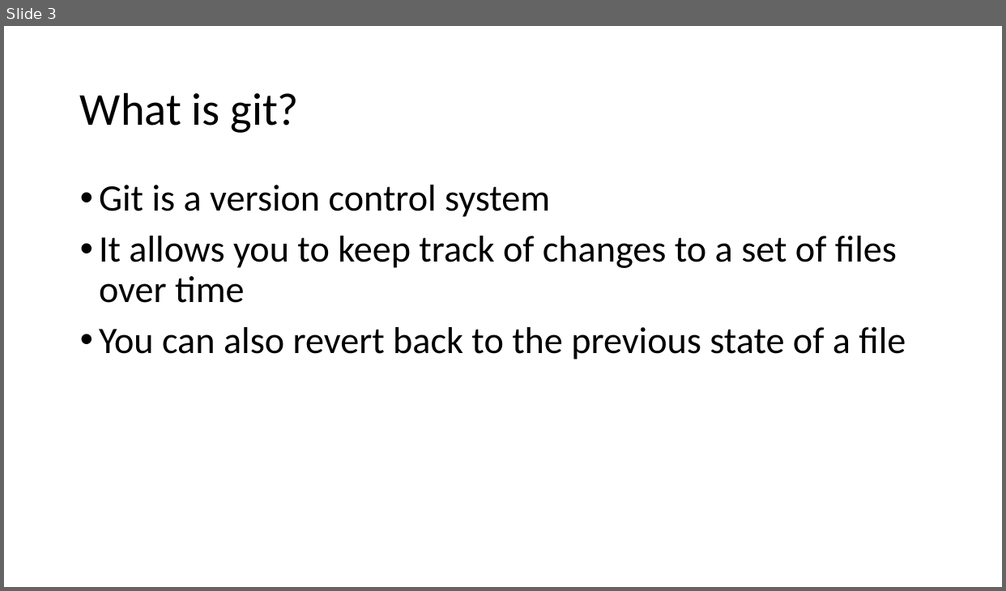
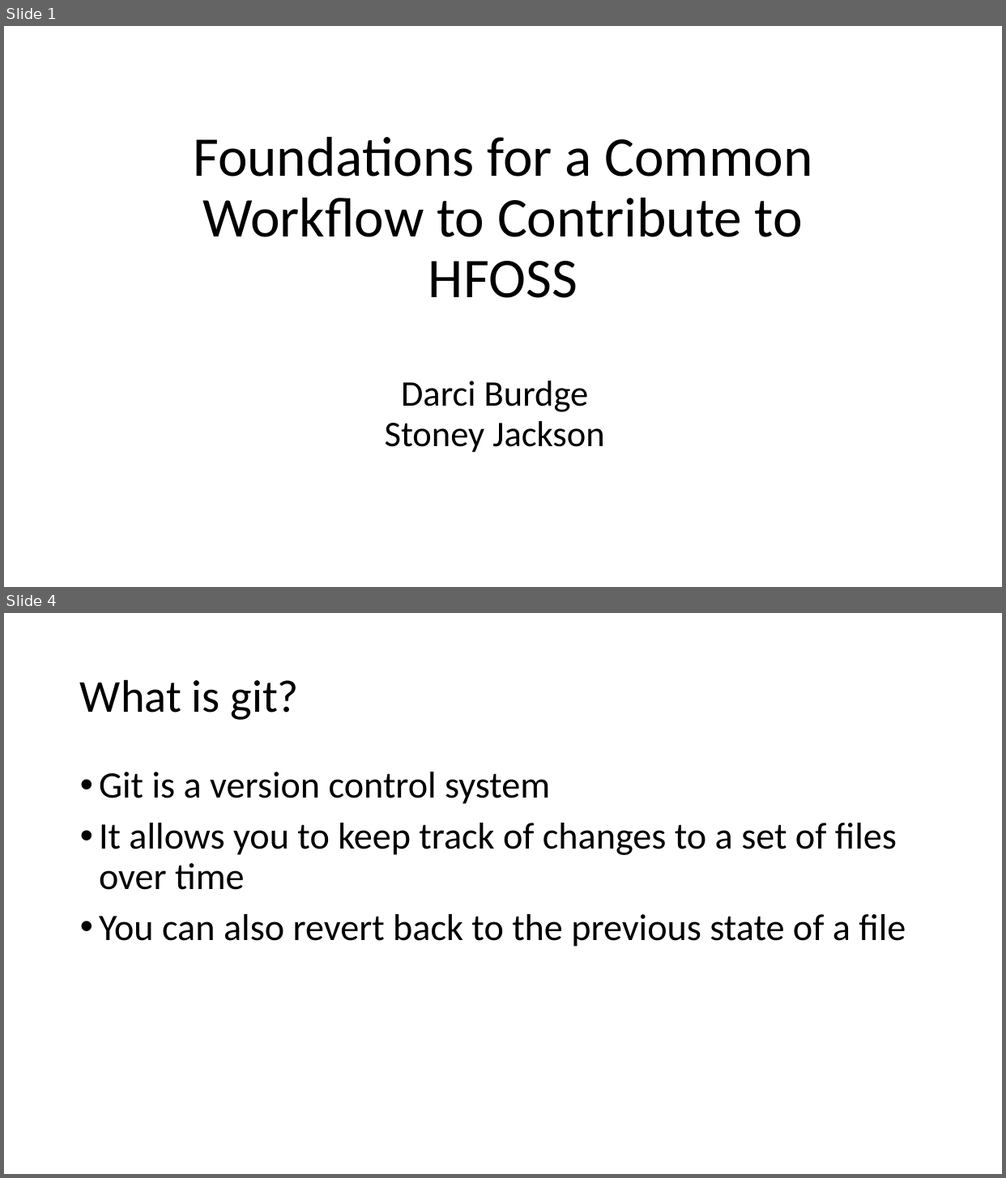
Before and after one commit to foss2serve/github-workflow-activity, a slide deck: tutorial1/Git-Tutorial1-CCSCNE-2016.pptx. Shown one above the other, each under a label of ours: slide 3 before the commit, slides 1 and 4 after it; the slides between them are not shown. The pictures are 1006x591 and 1006x1178 pixels, drawn with LibreOffice and Linux fonts; fonts in the diff are those of the drawing; background and template pictures are left out. Boxes give left, top, right and bottom in pixels: in the first picture for what was removed or moved away, otherwise in the second. Text is boxed around its words. In the diff, an @@ line names an element or a change of style, - is before the commit and + after.

```diff
--- a/tutorial1/Git-Tutorial1-CCSCNE-2016.pptx
+++ b/tutorial1/Git-Tutorial1-CCSCNE-2016.pptx
@@ slide 1 added at [4,26,1002,587], background #FFFFFF @@
@@ title added at [193,137,812,298], 54 pt, text #000000 @@
+Foundations for a Common Workflow to Contribute to HFOSS
@@ subtitle added at [385,381,604,453], 34.7 pt, text #000000 @@
+Darci Burdge
+Stoney Jackson
@@ what was slide 3 is now slide 4 @@
```
Also in this commit, not shown: 1 slide changed, 1 other slide added, 3 slides removed, 1 other file.
